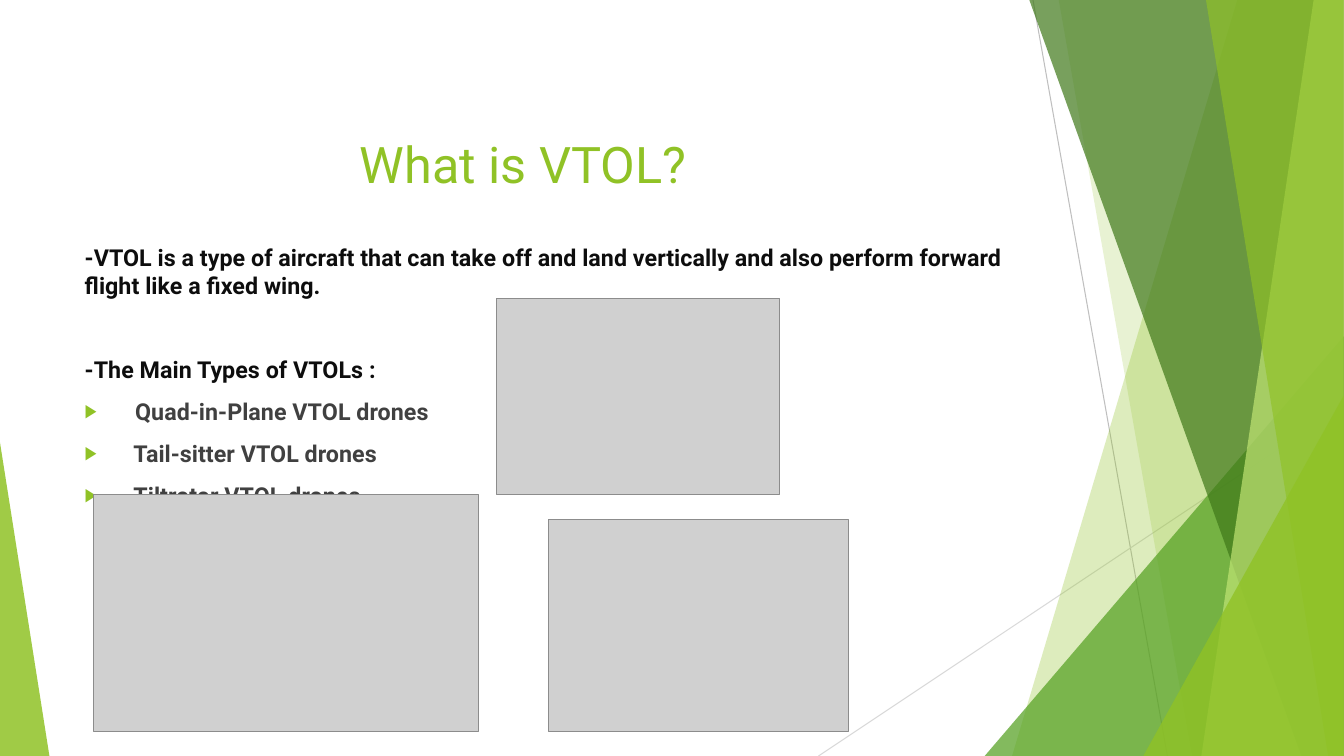
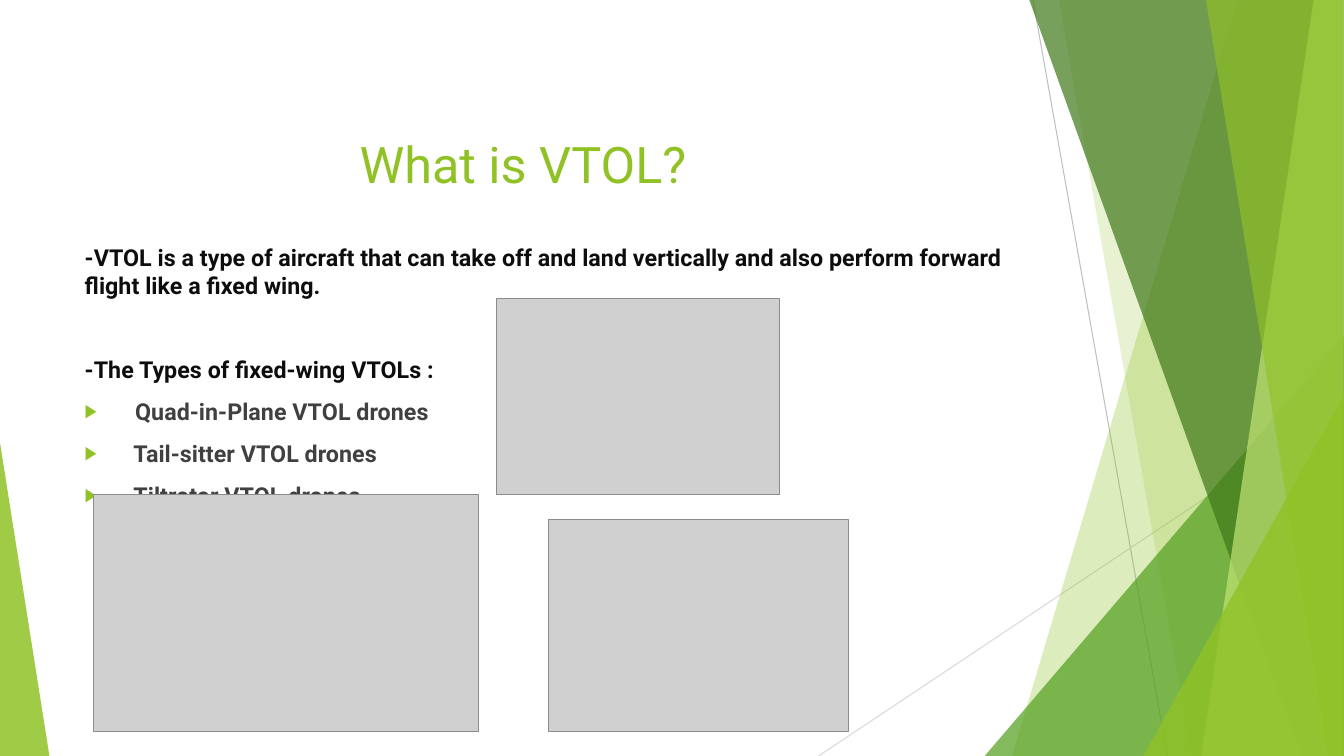
Before and after one commit to metinoxy/VTOL, a slide deck: slide 2 of Course Materials/Presentation.pptx. Drawn at 1344x756 pixels with LibreOffice and Linux fonts; fonts in the diff are those of the drawing; grey boxes stand for pictures. Boxes give left, top, right and bottom in pixels: in the first picture for what was removed or moved away, otherwise in the second. Text is boxed around its words. In the diff, an @@ line names an element or a change of style, - is before the commit and + after.

Commit message:
powerpoint is updated

```diff
--- a/Course Materials/Presentation.pptx
+++ b/Course Materials/Presentation.pptx
@@ text at [85, 360, 421, 383]: text changed @@
--The Main Types of VTOLs :
+-The Types of fixed-wing VTOLs :
```
Also in this commit, not shown: 1 other slide changed.
